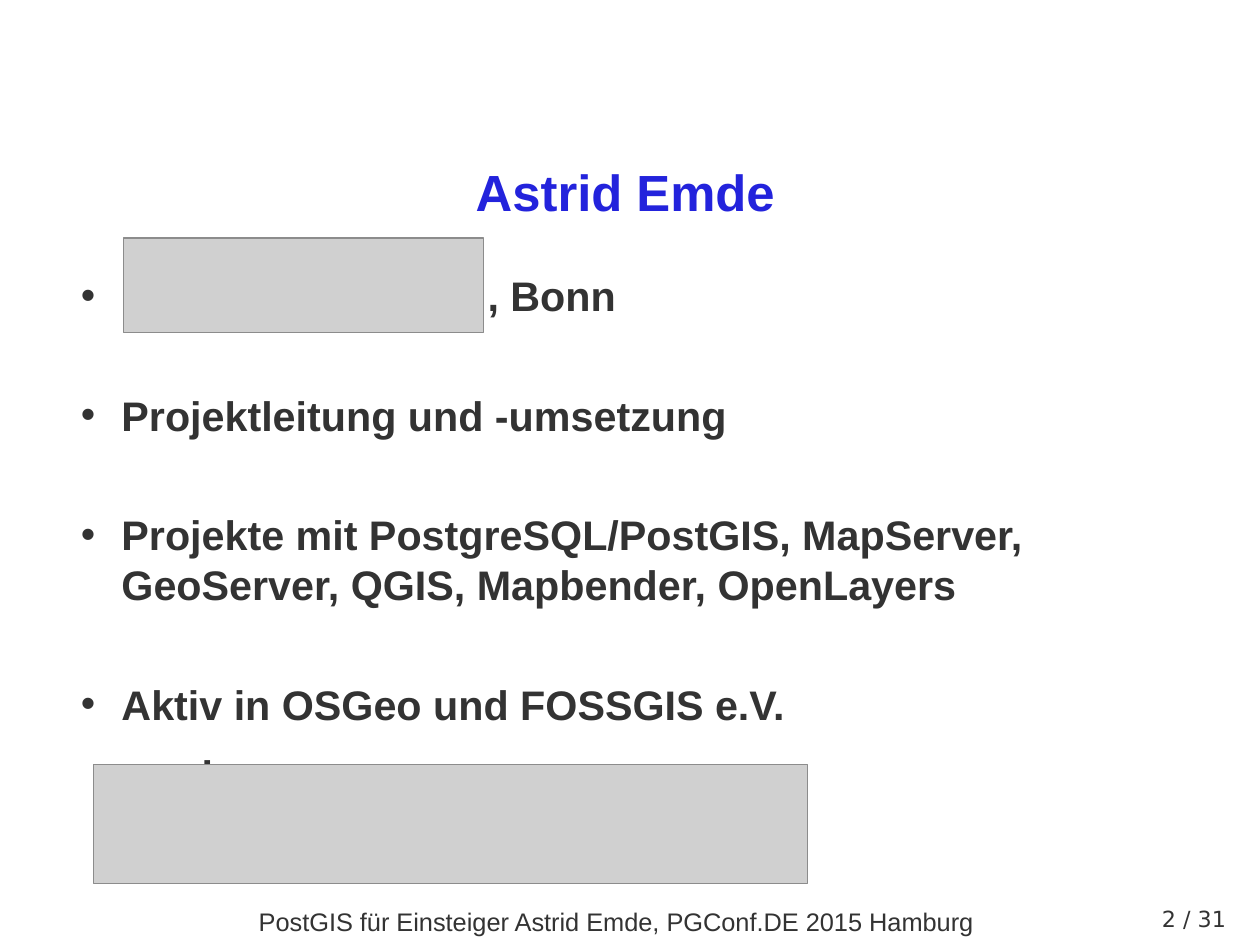
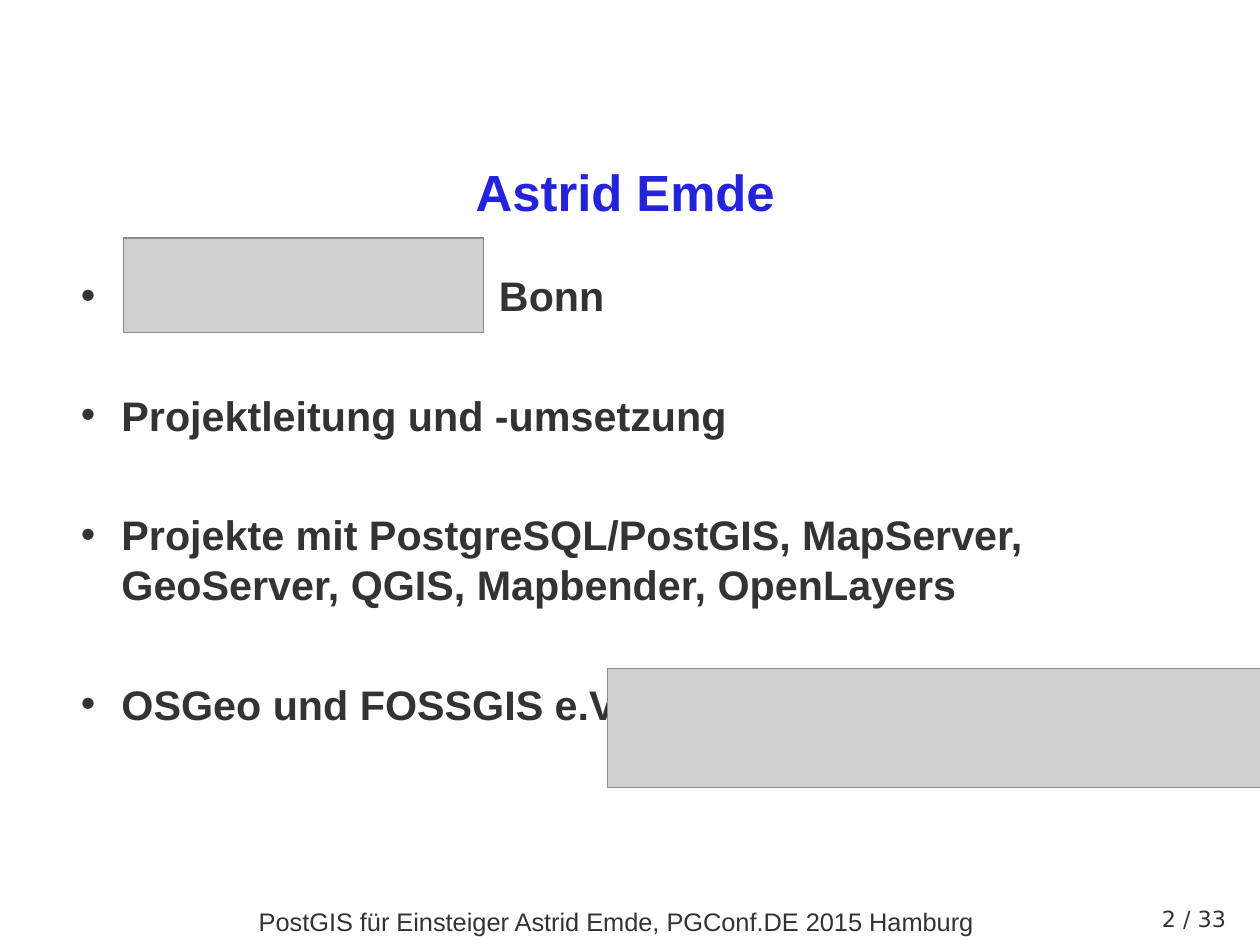
Before and after one commit to astroidex/presentations, a slide deck: slide 2 of PGConf.DE2015/PGCONFDE_2015_PostGIS_fuer_Einsteiger_AEmde.odp. Drawn at 1260x945 pixels with LibreOffice and Linux fonts; fonts in the diff are those of the drawing; grey boxes stand for pictures; background and template pictures are left out. Boxes give left, top, right and bottom in pixels: in the first picture for what was removed or moved away, otherwise in the second. Text is boxed around its words. In the diff, an @@ line names an element or a change of style, - is before the commit and + after.

```diff
--- a/PGConf.DE2015/PGCONFDE_2015_PostGIS_fuer_Einsteiger_AEmde.odp
+++ b/PGConf.DE2015/PGCONFDE_2015_PostGIS_fuer_Einsteiger_AEmde.odp
@@ text at box(499, 282, 604, 312): text changed @@
-• , Bonn
+• Bonn
@@ text at box(121, 687, 625, 728): text changed @@
-• Aktiv in OSGeo und FOSSGIS e.V.
-sowie
+• OSGeo und FOSSGIS e.V. sowie
@@ picture: place and size @@
-picture at box(93, 765, 807, 884)
+picture at box(607, 669, 1260, 788)
@@ page number at box(1162, 910, 1223, 927): text changed @@
-2 / 31
+2 / 33
@@ page number at box(1198, 910, 1226, 928): text changed @@
-2 / 31
+2 / 33
```
Also in this commit, not shown: 7 other slides changed, 3 slides added, 1 slide removed, 3 other files.
